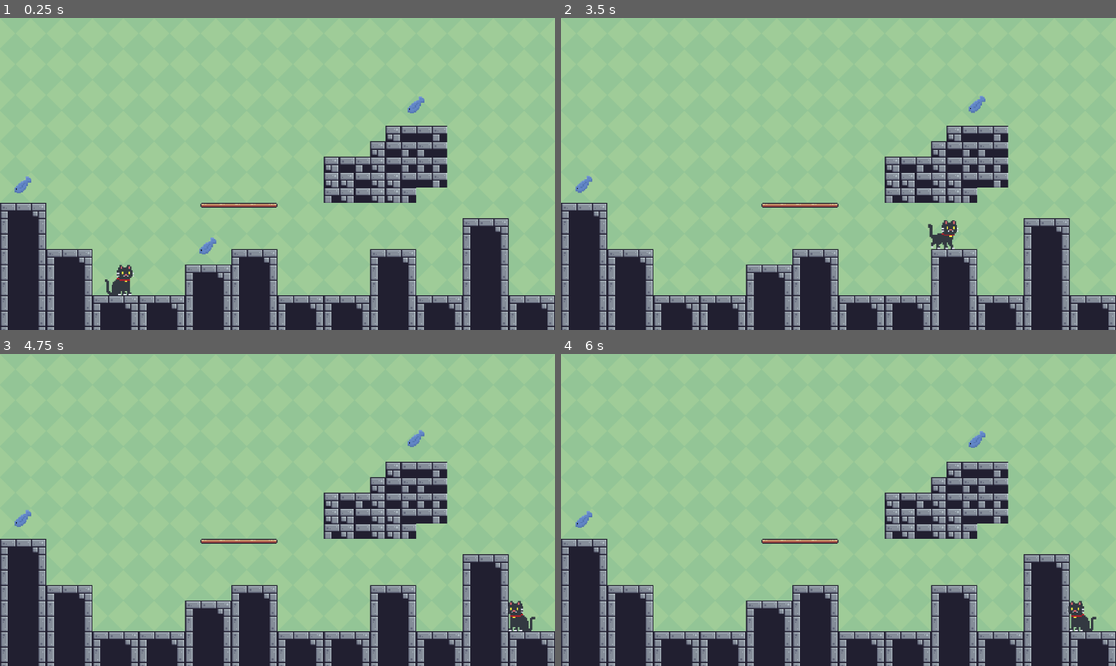
Above: before the commit, frames 1-4 (two rows, left to right).
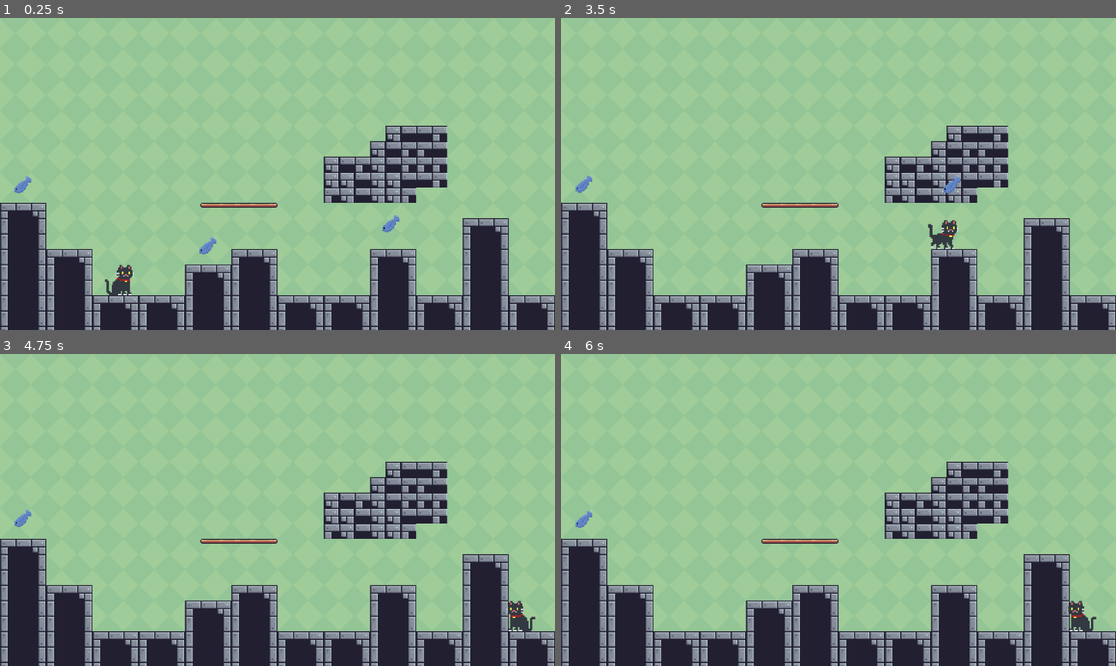
Above: after the commit, the same moments.

Repository: hardynoah/CodenameCat_Alpha
Game: Godot game, scene res://main.tscn
Same seed, same stepped clock (60 frames per second), same inputs: the game is played once before the commit and once after it.
Inputs:
- Up to frame 1 (0.25 s): no input
- Up to frame 2 (3.5 s): tap Enter at 0.5 s; hold Shift (sprint) 0.53-1.28 s; hold Right (right) 0.53-2.03 s; tap Up (jump) at 0.77, 1.52, 3.02 s; tap Shift (sprint) at 1.35, 2.85 s; hold Left (left) 2.03-2.78 s; hold Shift (sprint) 2.03-2.78 s; hold Right (right) from 2.78 s (still down)
- Up to frame 3 (4.75 s): hold Shift (sprint) 3.53-4.28 s; tap Up (jump) at 3.77, 4.52 s; release Right (right) at 4.28 s; hold Left (left) from 4.28 s (still down); tap Shift (sprint) at 4.35 s
- Up to frame 4 (6 s): tap Space at 5 s; release Left (left) at 5.03 s; hold Right (right) 5.03-5.78 s; hold Shift (sprint) 5.03-5.78 s; hold Left (left) from 5.78 s (still down); tap Shift (sprint) at 5.85 s

The runs differ from the first frame. In frame 1, 0.2% of the frame differs, in the area x 68-77%, y 25-69%; in frame 2, 0.2%, in the area x 68-77%, y 24-57%; in frame 3, less than 0.1%; in frame 4, less than 0.1%.

Commit message:
removed unneeded files

Diff:
--- a/icon.svg
+++ /dev/null
@@ -1 +0,0 @@
-<svg height="128" width="128" xmlns="http://www.w3.org/2000/svg"><rect x="2" y="2" width="124" height="124" rx="14" fill="#363d52" stroke="#212532" stroke-width="4"/><g transform="scale(.101) translate(122 122)"><g fill="#fff"><path d="M105 673v33q407 354 814 0v-33z"/><path fill="#478cbf" d="m105 673 152 14q12 1 15 14l4 67 132 10 8-61q2-11 15-15h162q13 4 15 15l8 61 132-10 4-67q3-13 15-14l152-14V427q30-39 56-81-35-59-83-108-43 20-82 47-40-37-88-64 7-51 8-102-59-28-123-42-26 43-46 89-49-7-98 0-20-46-46-89-64 14-123 42 1 51 8 102-48 27-88 64-39-27-82-47-48 49-83 108 26 42 56 81zm0 33v39c0 276 813 276 813 0v-39l-134 12-5 69q-2 10-14 13l-162 11q-12 0-16-11l-10-65H447l-10 65q-4 11-16 11l-162-11q-12-3-14-13l-5-69z"/><path d="M483 600c3 34 55 34 58 0v-86c-3-34-55-34-58 0z"/><circle cx="725" cy="526" r="90"/><circle cx="299" cy="526" r="90"/></g><g fill="#414042"><circle cx="307" cy="532" r="60"/><circle cx="717" cy="532" r="60"/></g></g></svg>
--- a/main.tscn
+++ b/main.tscn
@@ -490,10 +490,11 @@
 scale = Vector2(2, 2)
 
 [node name="Fish" parent="." instance=ExtResource("4_ti5oh")]
+visibility_layer = 2
 position = Vector2(-813, 151)
 
 [node name="Fish2" parent="." instance=ExtResource("4_ti5oh")]
-position = Vector2(3, -15)
+position = Vector2(-49, 232)
 
 [node name="Fish3" parent="." instance=ExtResource("4_ti5oh")]
 position = Vector2(-429, 278)
Binary file removed: Idle (32x32).png
Not shown, removed: Idle (32x32).png.import
Binary file removed: Jump (32x32).png
Not shown, removed: Jump (32x32).png.import
Binary file removed: Run (32x32).png
Not shown, removed: Run (32x32).png.import
Not shown, removed: icon.svg.import
